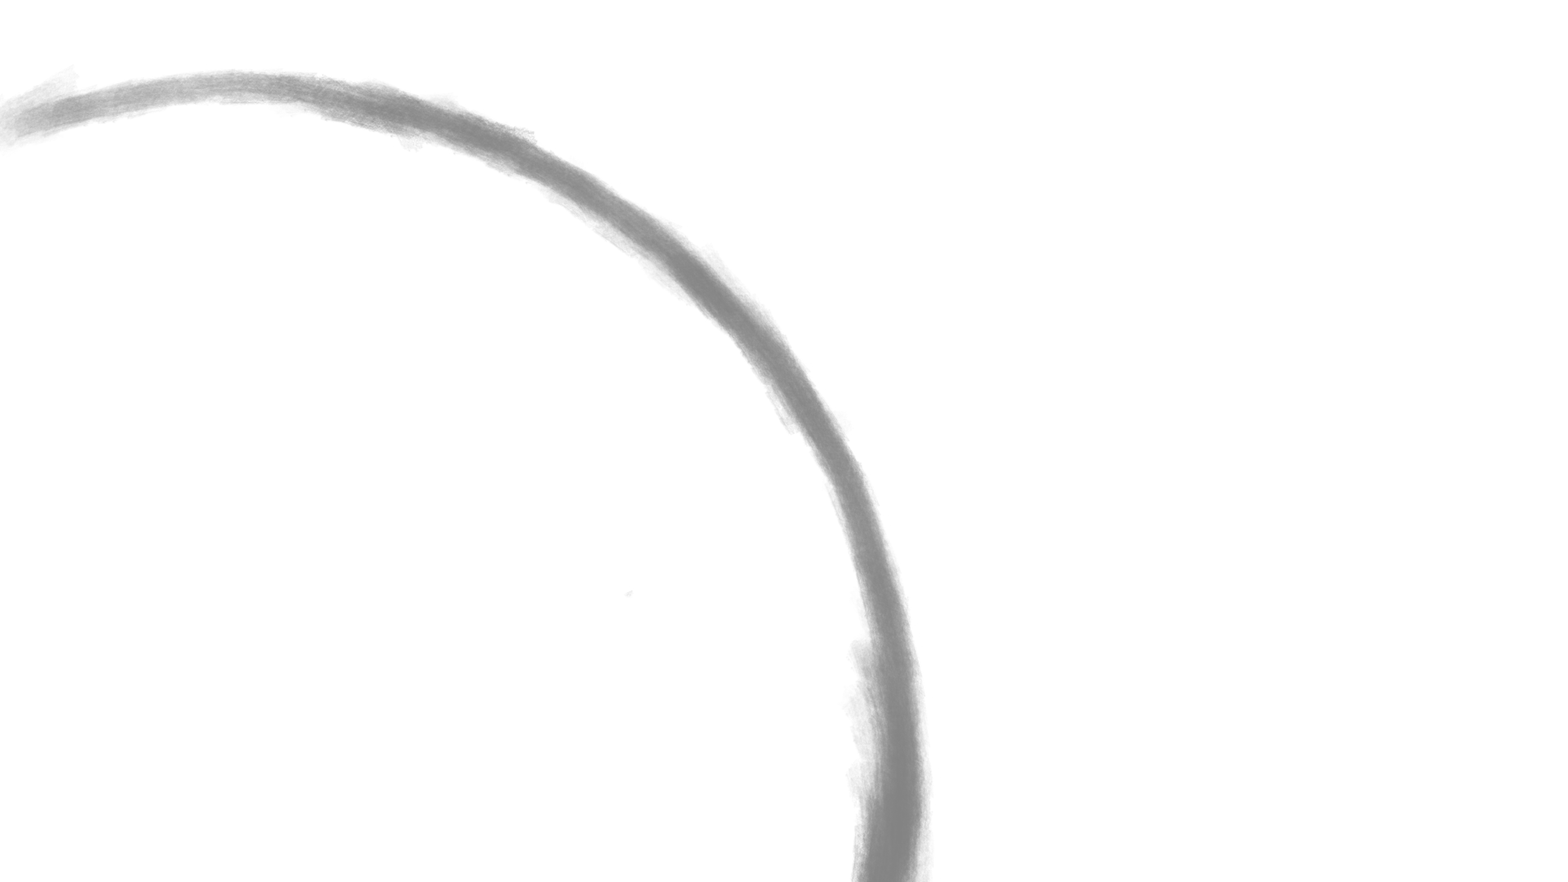
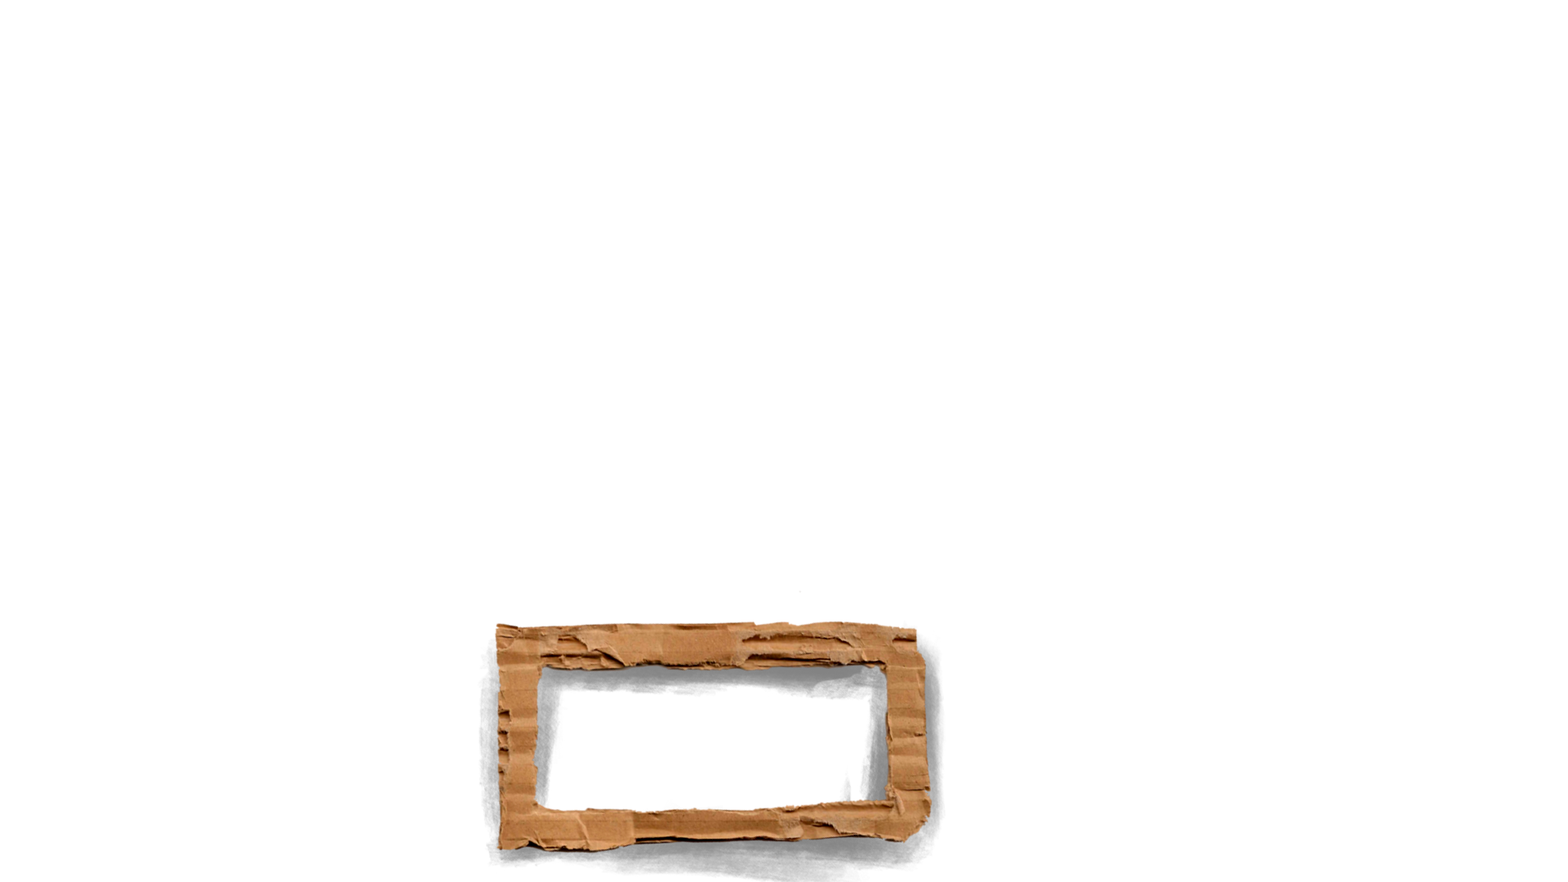
Revision of a layered 1568×882 image; what changed, layer by layer:
showed "Capa de pintura 2", painted on it over (x1=313, y1=104, x2=946, y2=882)
showed "Capa de pintura 2 (pegado)" (1st of 4), painted on it over (x1=313, y1=72, x2=946, y2=882)
showed "Capa de pintura 4", painted on it over (x1=477, y1=261, x2=946, y2=882)
hid "Capa de pintura 1", painted on it over (x1=0, y1=63, x2=946, y2=882)